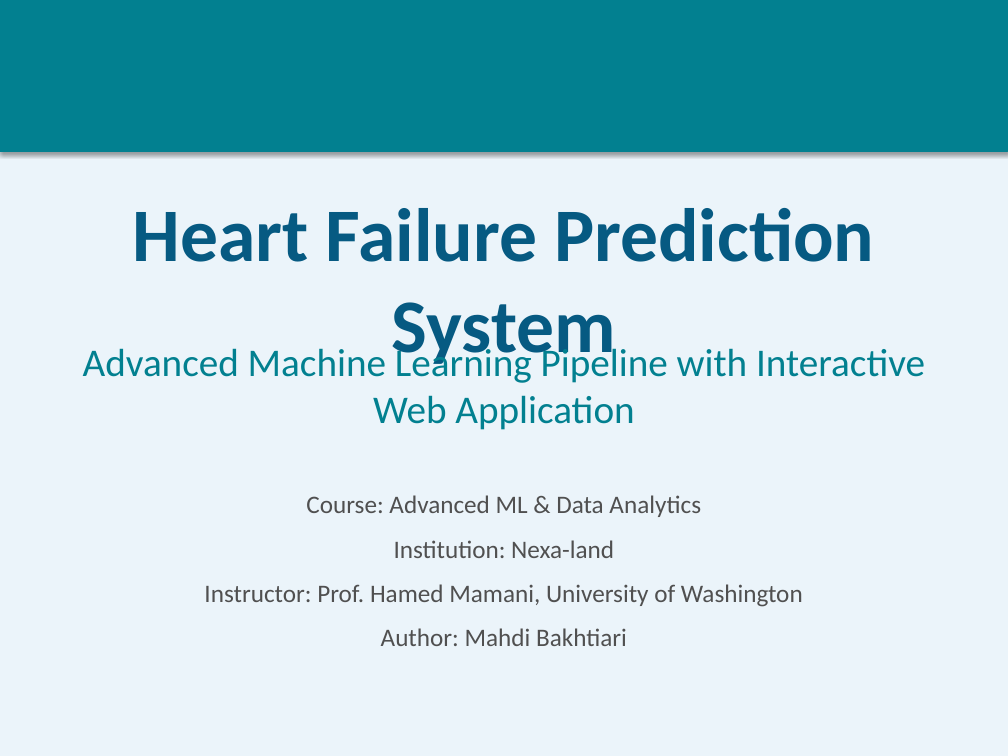
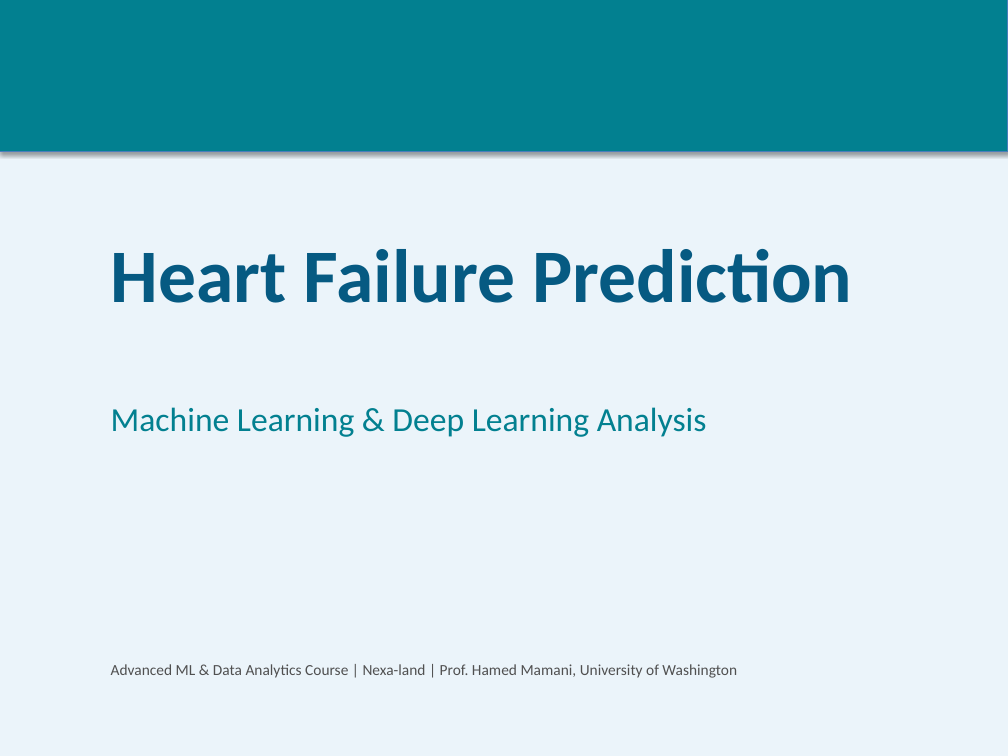
Before and after one commit to Mahdi-20/Heart-Failure-Prediction-Dataset, a slide deck: slide 1 of Heart_Failure_Presentation.pptx. Drawn at 1008x756 pixels with LibreOffice and Linux fonts; fonts in the diff are those of the drawing. Boxes give left, top, right and bottom in pixels: in the first picture for what was removed or moved away, otherwise in the second. Text is boxed around its words. In the diff, an @@ line names an element or a change of style, - is before the commit and + after.

Commit message:
Update Heart_Failure_Presentation.pptx with Deep Learning integration
Complete presentation refresh with:
- 14 comprehensive slides (expanded from 13)
- Deep Learning (TensorFlow/Keras Neural Network) fully integrated
- All 6 models performance comparison with detailed metrics
- Neural network architecture details slide
- Model selection infographic showing Random Forest as recommended
- Clear justification: highest recall (87.53%) for healthcare deployment
- Professional visualizations and color-coded recommendations
- Ready for course presentation

Key metrics included:
- Random Forest: ROC-AUC 0.9239, Recall 87.53%
- Neural Network: ROC-AUC 0.9212, Recall 84.31%
- Clear recommendation: Random Forest for production due to healthcare priority (higher recall)

```diff
--- a/Heart_Failure_Presentation.pptx
+++ b/Heart_Failure_Presentation.pptx
@@ rectangle at (x1=0, y1=0, x2=1008, y2=151): outline #028090 0.75 pt to #4B7EBC 0.75 pt @@
@@ text at (x1=111, y1=249, x2=852, y2=303): text changed @@
-Heart Failure Prediction System
+Heart Failure Prediction
@@ text at (x1=111, y1=407, x2=707, y2=437): text changed; size 28 to 24 pt @@
-Advanced Machine Learning Pipeline with Interactive Web Application
+Machine Learning & Deep Learning Analysis
@@ text at (x1=111, y1=664, x2=737, y2=678): text changed; size 18 to 11 pt @@
-Course: Advanced ML & Data Analytics
-Institution: Nexa-land
-Instructor: Prof. Hamed Mamani, University of Washington
-Author: Mahdi Bakhtiari
+Advanced ML & Data Analytics Course | Nexa-land | Prof. Hamed Mamani, University of Washington
```
Also in this commit, not shown: 9 other slides changed, 3 slides added, 2 slides removed, 1 other file.
